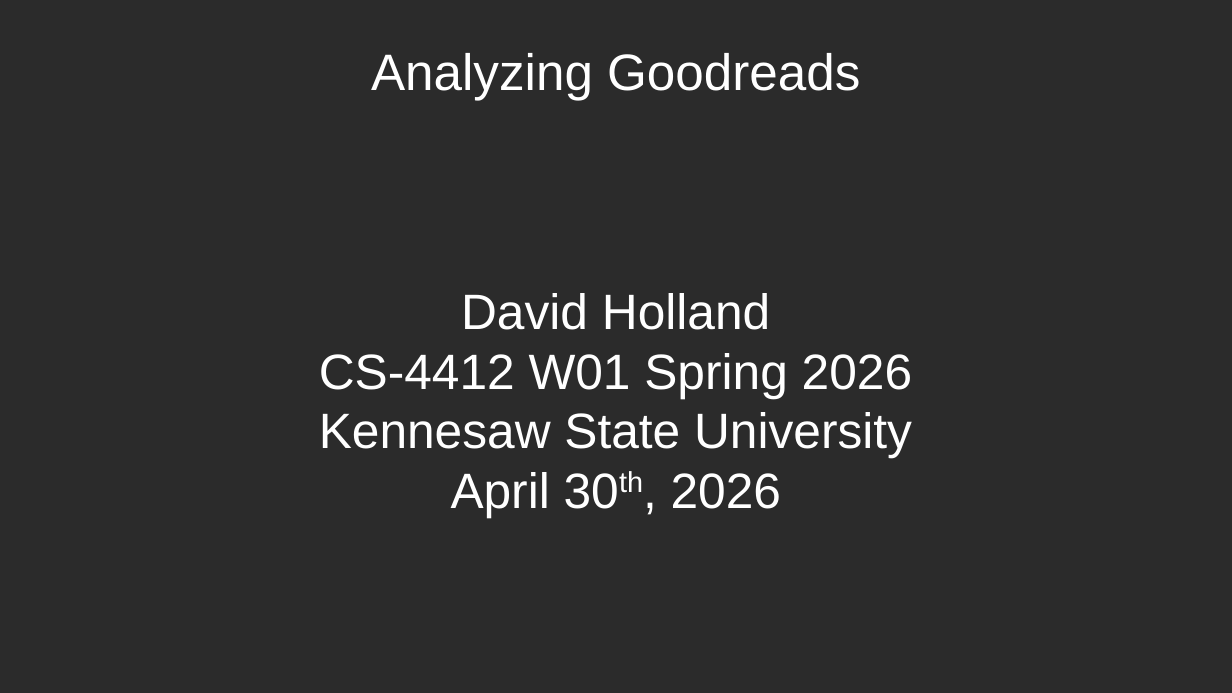
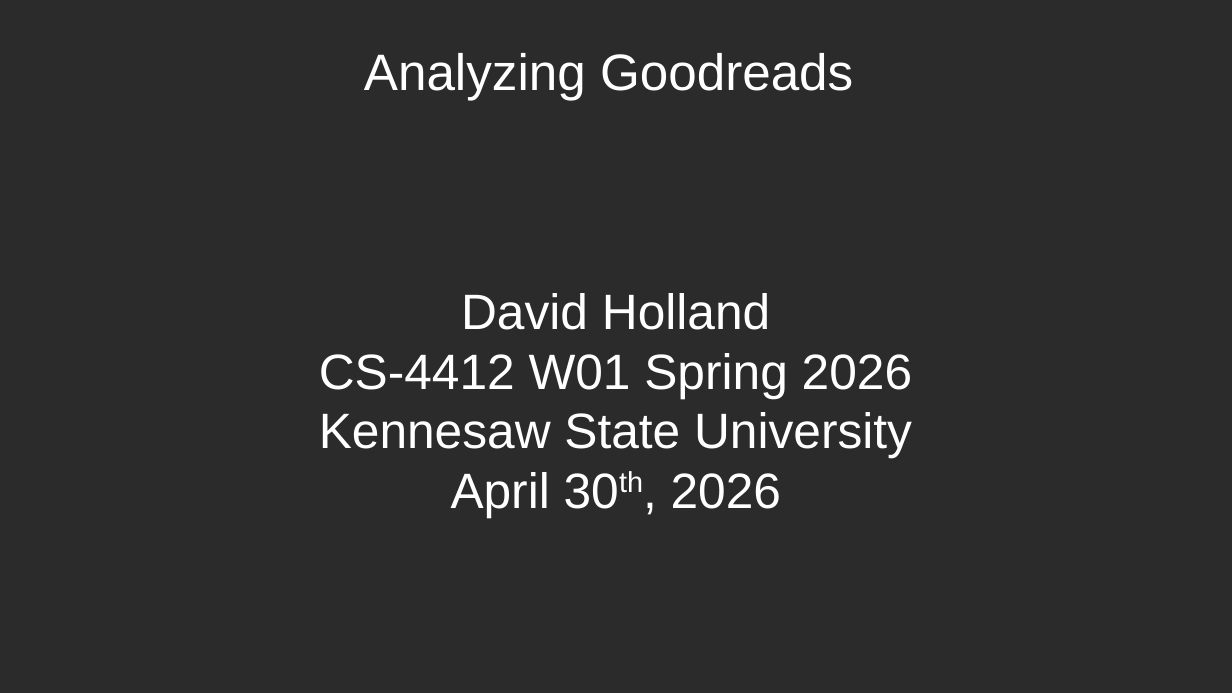
Before and after one commit to crystalstorm466/cs4412-project, a slide deck: slide 1 of docs/CS4412_David_Holland_Slides.odp. Drawn at 1232x693 pixels with LibreOffice and Linux fonts; fonts in the diff are those of the drawing; background and template pictures are left out; a plain dark background stands for a picture behind light text. Boxes give left, top, right and bottom in pixels: in the first picture for what was removed or moved away, otherwise in the second. Text is boxed around its words. In the diff, an @@ line names an element or a change of style, - is before the commit and + after.

```diff
--- a/docs/CS4412_David_Holland_Slides.odp
+++ b/docs/CS4412_David_Holland_Slides.odp
@@ title "Analyzing Goodreads": place and size @@
-title "Analyzing Goodreads" at bbox=[371, 53, 860, 101]
+title "Analyzing Goodreads" at bbox=[364, 53, 853, 101]
```
Also in this commit, not shown: 1 slide removed.
